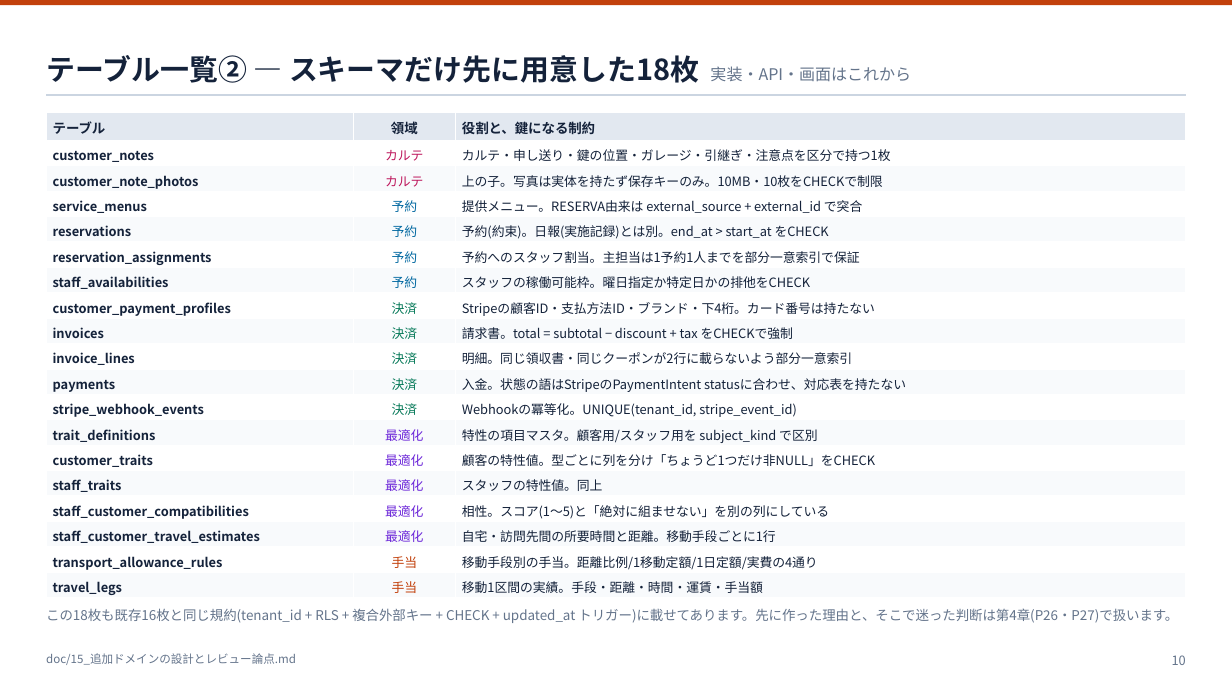
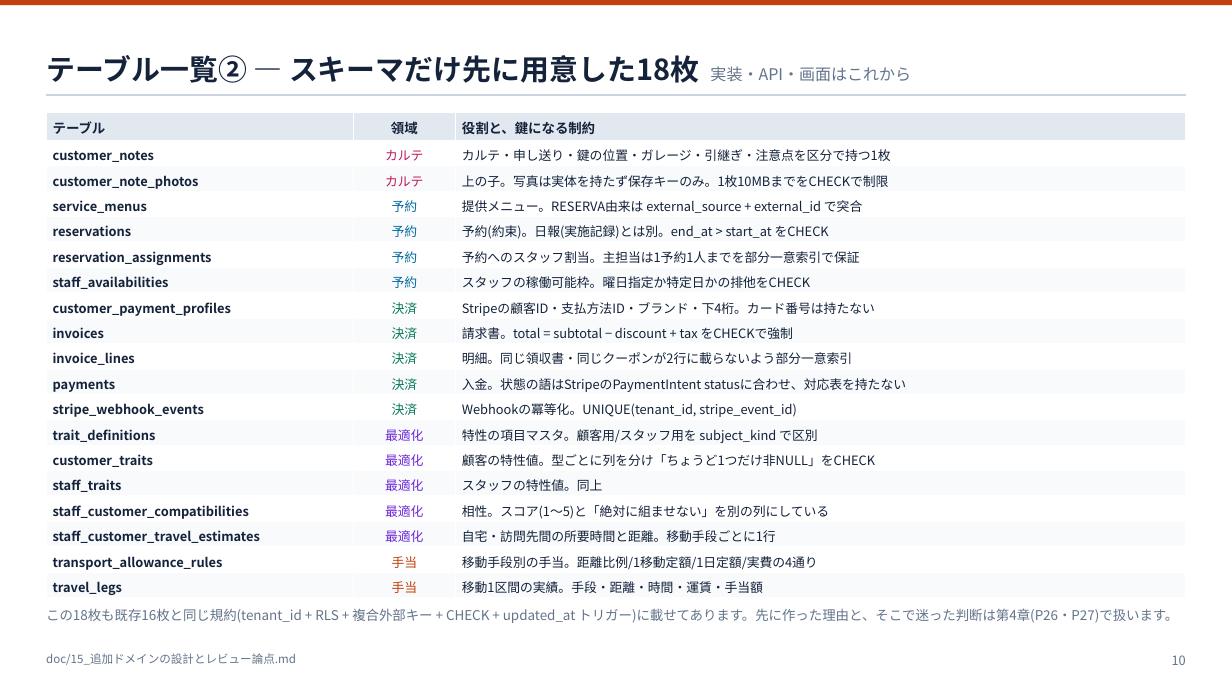
Before and after one commit to ohru131/katahimo-app, a slide deck: slide 10 of doc/12_データベース構造レビュー資料.pptx. Drawn at 1232x693 pixels with LibreOffice and Linux fonts; fonts in the diff are those of the drawing. Boxes give left, top, right and bottom in pixels: in the first picture for what was removed or moved away, otherwise in the second. Text is boxed around its words. In the diff, an @@ line names an element or a change of style, - is before the commit and + after.

```diff
--- a/doc/12_データベース構造レビュー資料.pptx
+++ b/doc/12_データベース構造レビュー資料.pptx
@@ table at [46, 113, 1186, 599] @@
-row 3, column 3: 上の子。写真は実体を持たず保存キーのみ。10MB・10枚をCHECKで制限
+row 3, column 3: 上の子。写真は実体を持たず保存キーのみ。1枚10MBまでをCHECKで制限
```
Also in this commit, not shown: 6 other slides changed, 4 other files.
